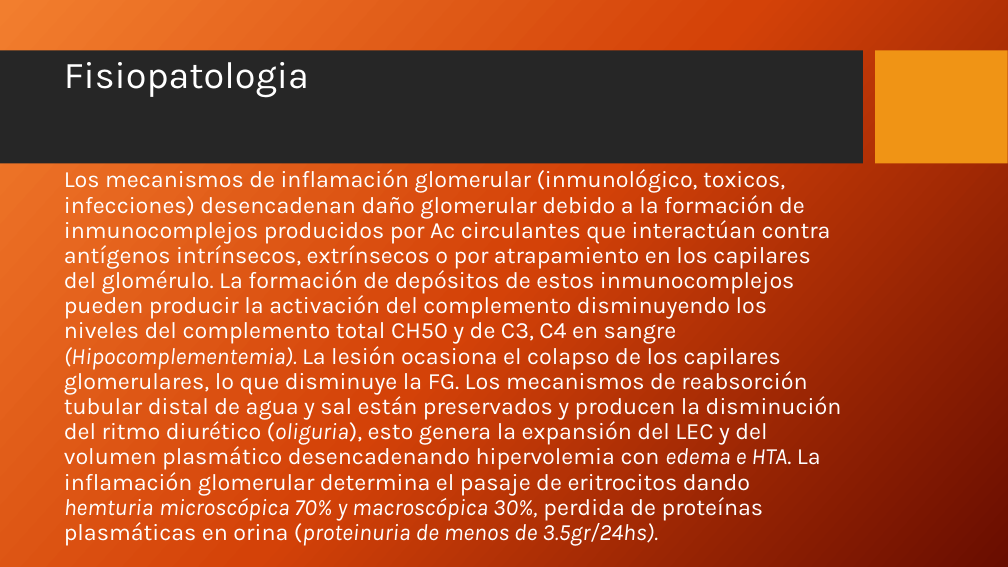
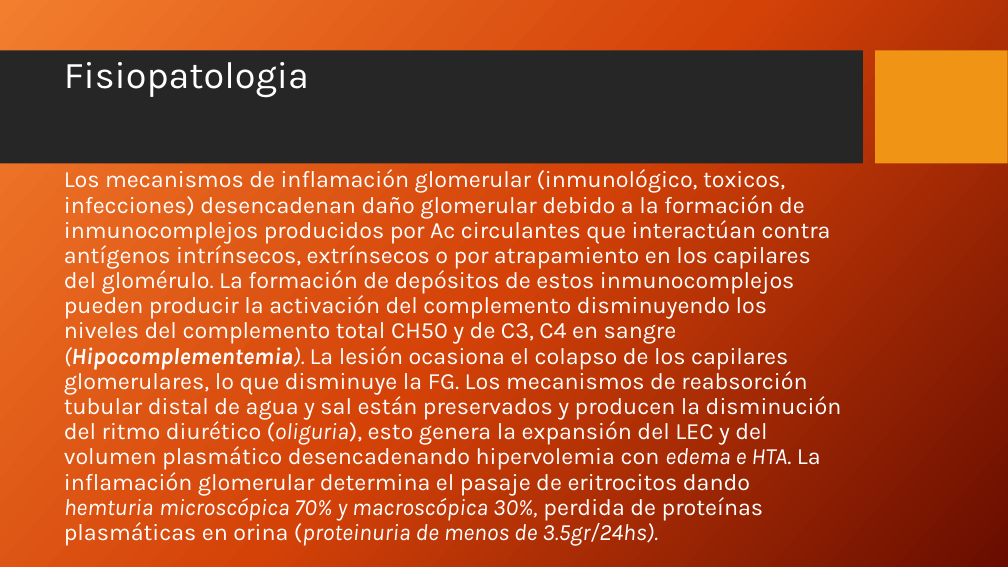
Before and after one commit to RamaSenin/pruebaVinclacion, a slide deck: slide 4 of Sindrome nefritico.pptx. Drawn at 1008x567 pixels with LibreOffice and Linux fonts; fonts in the diff are those of the drawing; background and template pictures are left out. Boxes give left, top, right and bottom in pixels: in the first picture for what was removed or moved away, otherwise in the second. Text is boxed around its words. In the diff, an @@ line names an element or a change of style, - is before the commit and + after.

```diff
--- a/Sindrome nefritico.pptx
+++ b/Sindrome nefritico.pptx
@@ text "Los mecanismos de inflamación glomerular ..." at bbox=[64, 169, 842, 545]: bold on in "(Hipocomplementemia)." @@
```
Also in this commit, not shown: 3 other slides changed.
